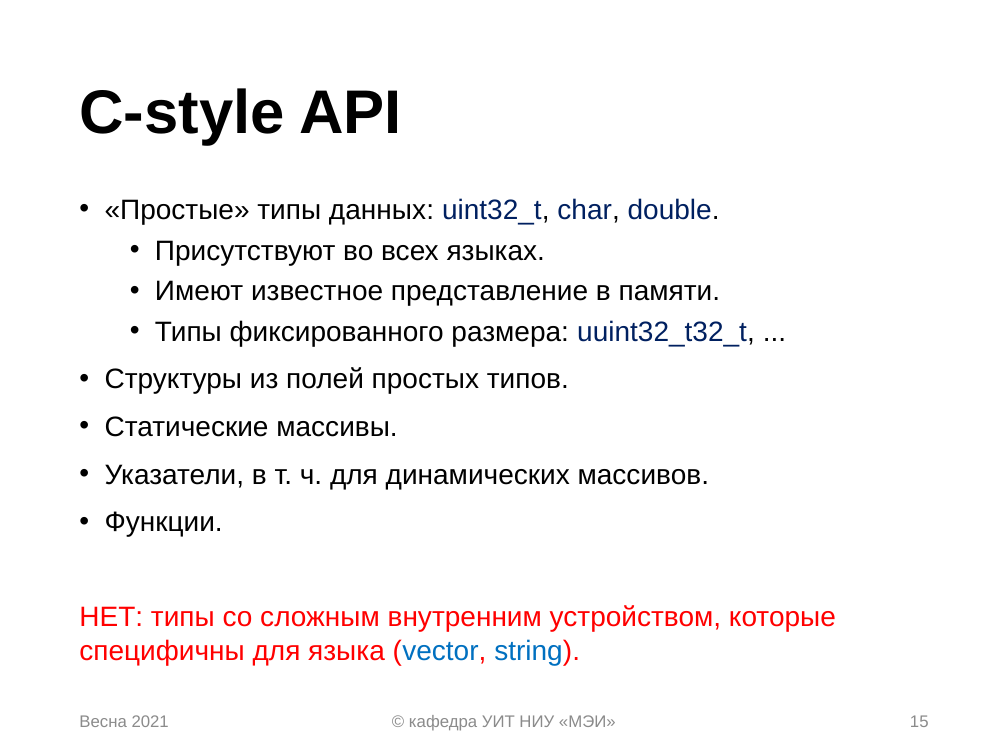
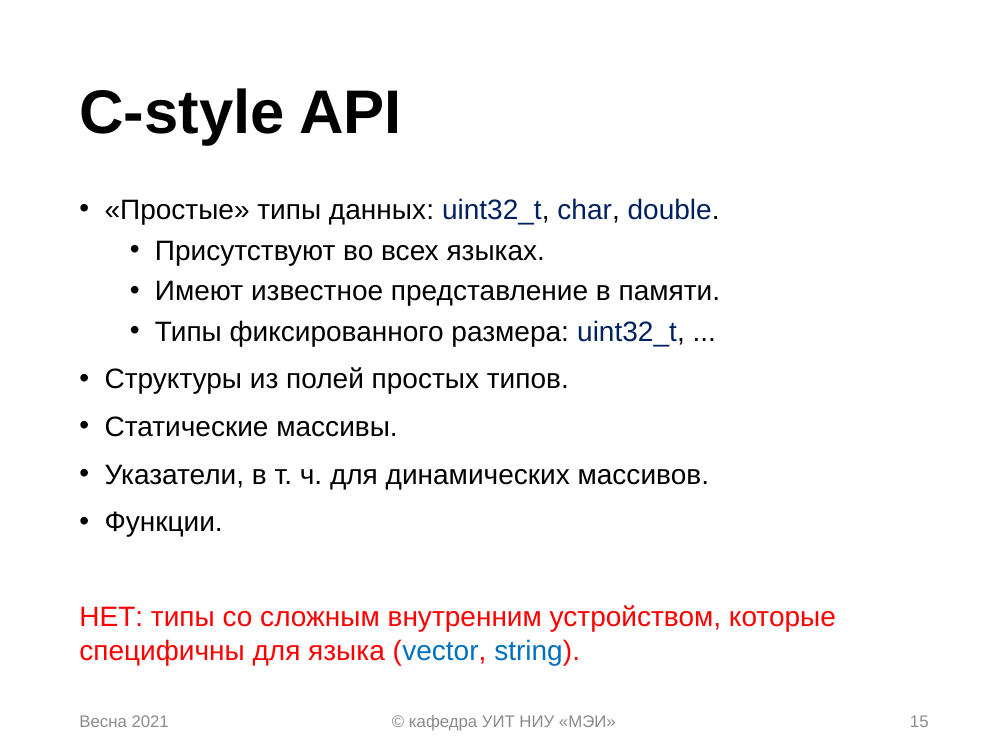
Before and after one commit to uii-mpei/cs-libs-lecture, a slide deck: slide 15 of lecture07_library.pptx. Drawn at 1008x756 pixels with LibreOffice and Linux fonts; fonts in the diff are those of the drawing. Boxes give left, top, right and bottom in pixels: in the first picture for what was removed or moved away, otherwise in the second. Text is boxed around its words. In the diff, an @@ line names an element or a change of style, - is before the commit and + after.

```diff
--- a/lecture07_library.pptx
+++ b/lecture07_library.pptx
@@ text at box(155, 320, 685, 346): text changed @@
-  • Типы фиксированного размера: uuint32_t32_t, ...
+  • Типы фиксированного размера: uint32_t, ...
```
Also in this commit, not shown: 8 other slides changed.
